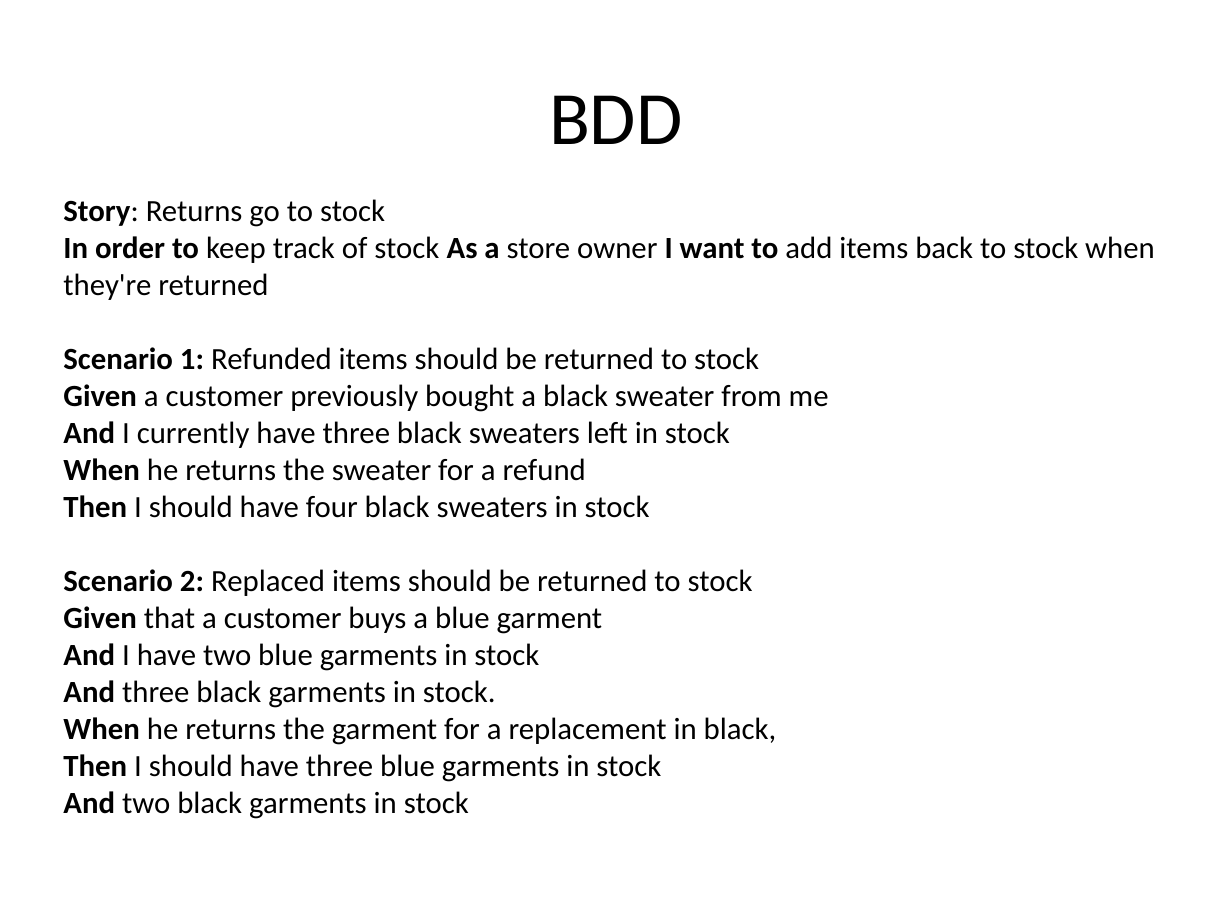
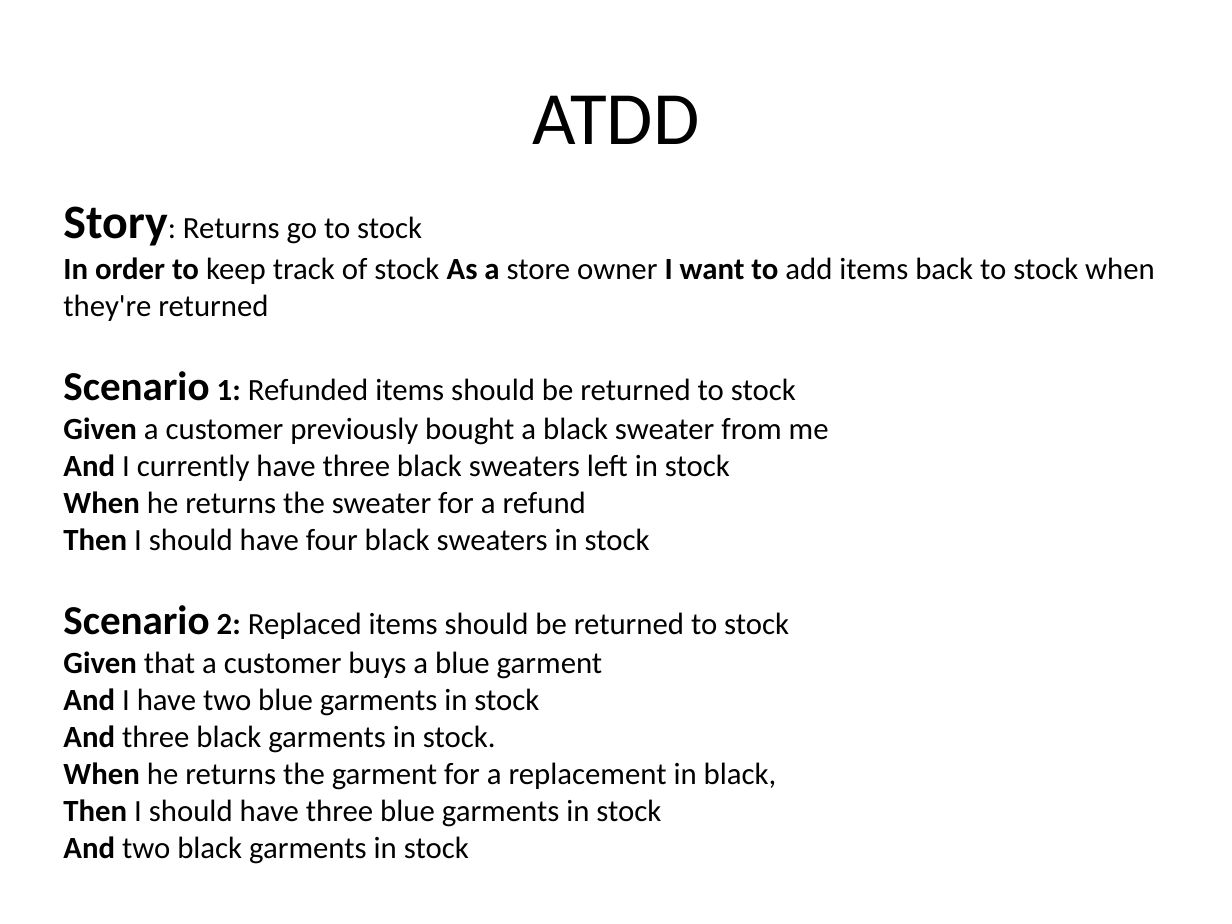
Before and after one commit to feedfood/TDD, a slide deck: slide 2 of Documents/TDD Hands On 3.pptx. Drawn at 1232x924 pixels with LibreOffice and Linux fonts; fonts in the diff are those of the drawing. Boxes give left, top, right and bottom in pixels: in the first picture for what was removed or moved away, otherwise in the second. Text is boxed around its words. In the diff, an @@ line names an element or a change of style, - is before the commit and + after.

```diff
--- a/Documents/TDD Hands On 3.pptx
+++ b/Documents/TDD Hands On 3.pptx
@@ title at (x1=532, y1=95, x2=699, y2=144): text changed @@
-BDD
+ATDD
@@ text at (x1=63, y1=206, x2=796, y2=639): size 18 to 28 pt in "Story:"; size 18 to 24 pt in "Scenario", "Scenario" @@
```
Also in this commit, not shown: 4 slides added.
